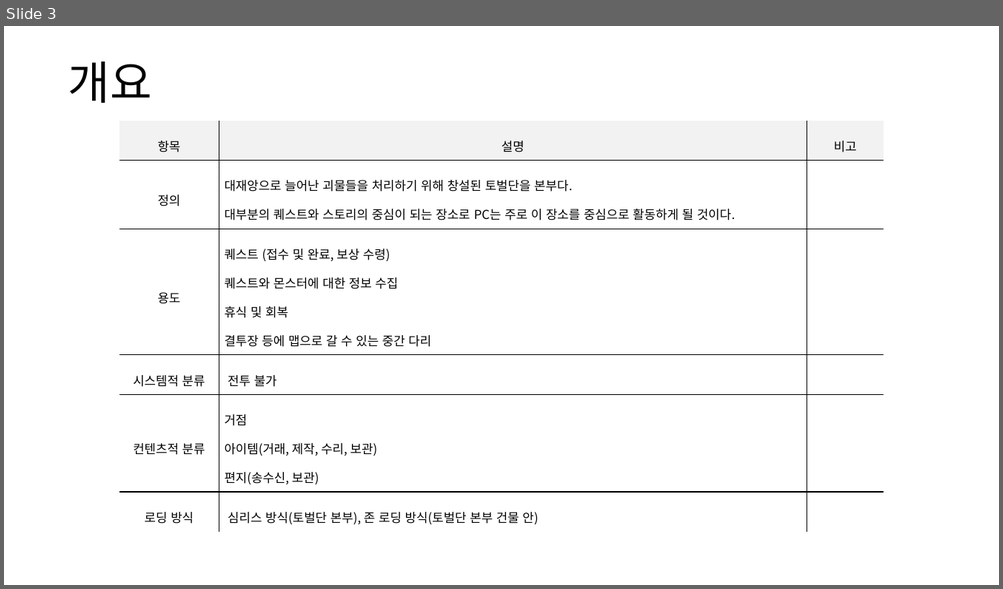
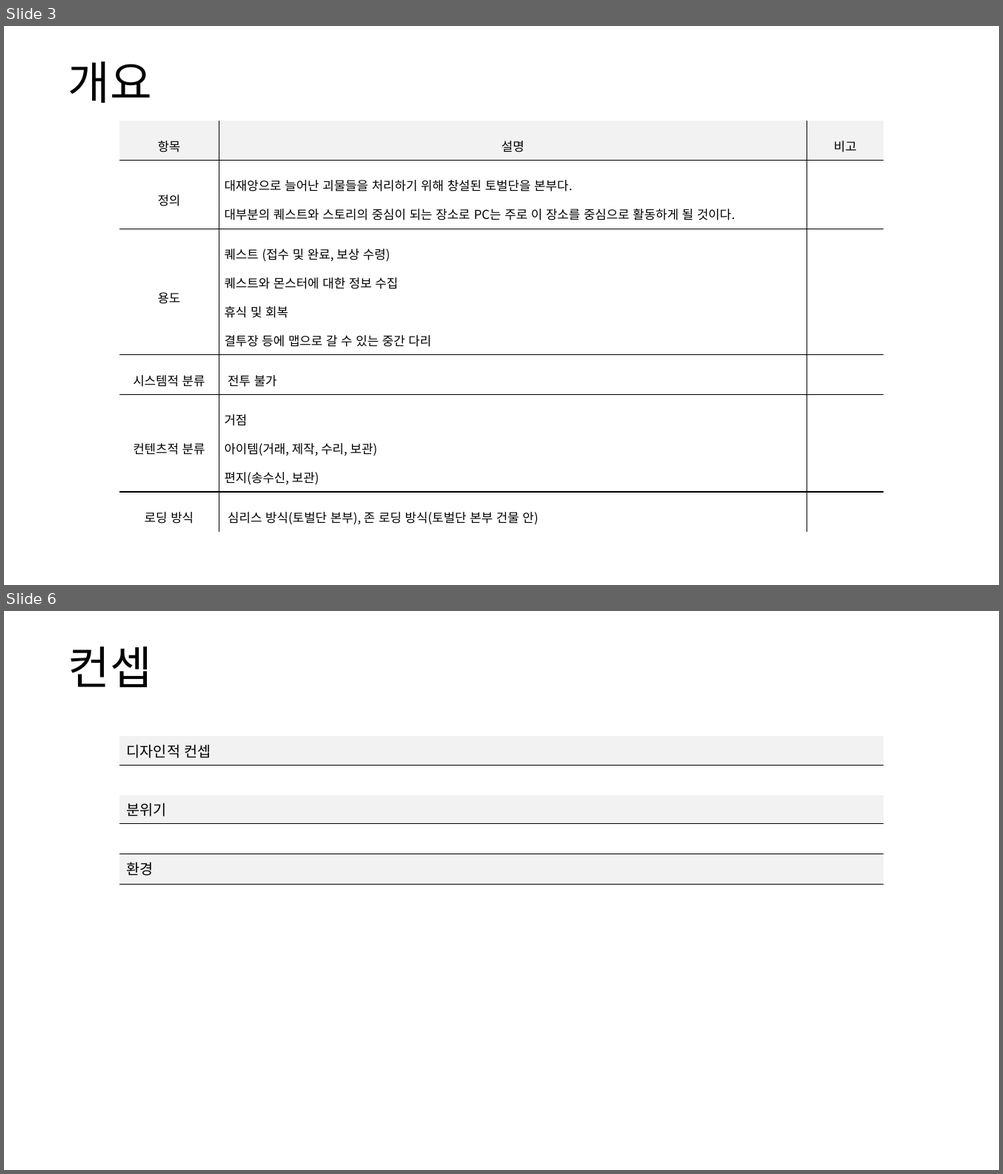
Before and after one commit to yjk0401/unityenginebasic_9th, a slide deck: 기획/방랑엽사전/맵 기획서 (토벌단 본부).pptx. Shown one above the other, each under a label of ours: slide 3 before the commit, slides 3 and 6 after it; the slides between them are not shown. The pictures are 1003x589 and 1003x1174 pixels, drawn with LibreOffice and Linux fonts; fonts in the diff are those of the drawing. Boxes give left, top, right and bottom in pixels: in the first picture for what was removed or moved away, otherwise in the second. Text is boxed around its words. In the diff, an @@ line names an element or a change of style, - is before the commit and + after.

```diff
--- a/기획/방랑엽사전/맵 기획서 (토벌단 본부).pptx
+++ b/기획/방랑엽사전/맵 기획서 (토벌단 본부).pptx
@@ slide 6 added at [4,611,999,1170], background #FFFFFF @@
@@ text added at [68,647,152,687], 44 pt, text #000000 @@
+컨셉
@@ table added at [119,736,884,907], 6 rows, 1 columns @@
+디자인적 컨셉
+
+분위기
+
+환경
+
```
Also in this commit, not shown: 2 slides changed, 18 other files.
